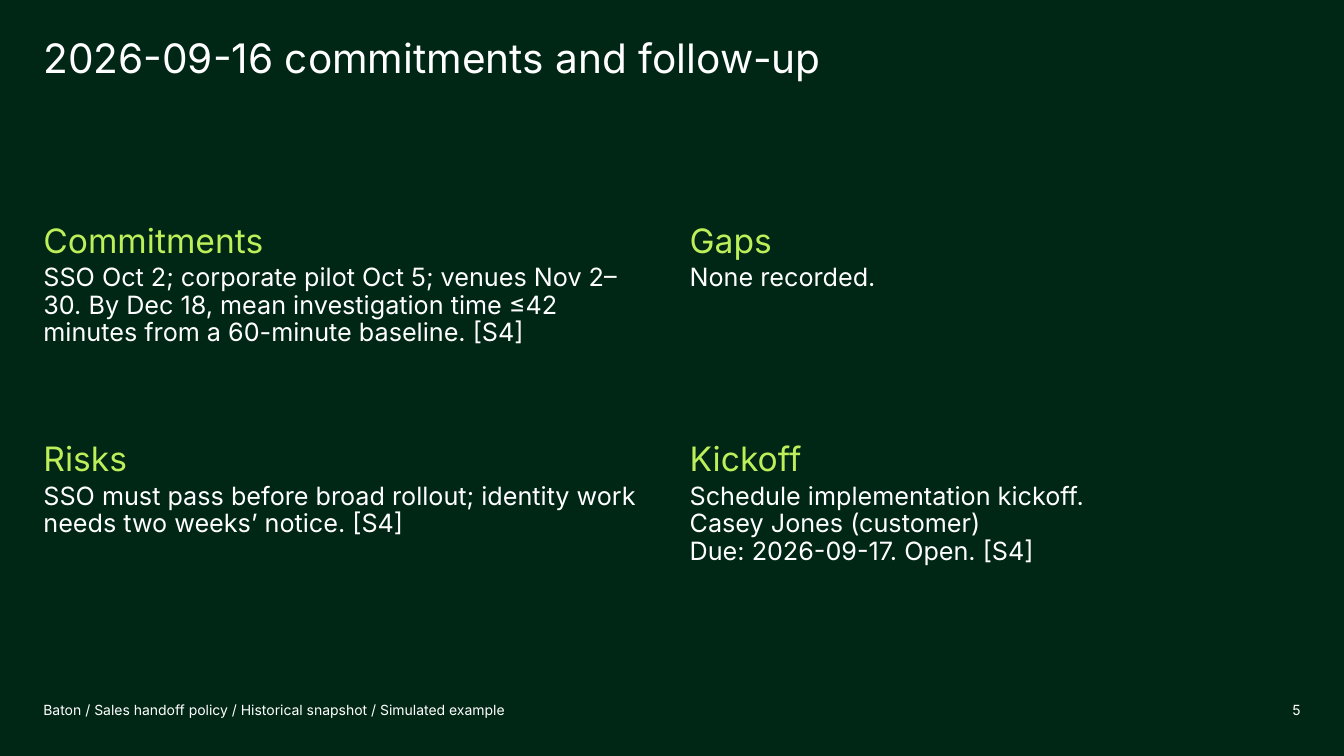
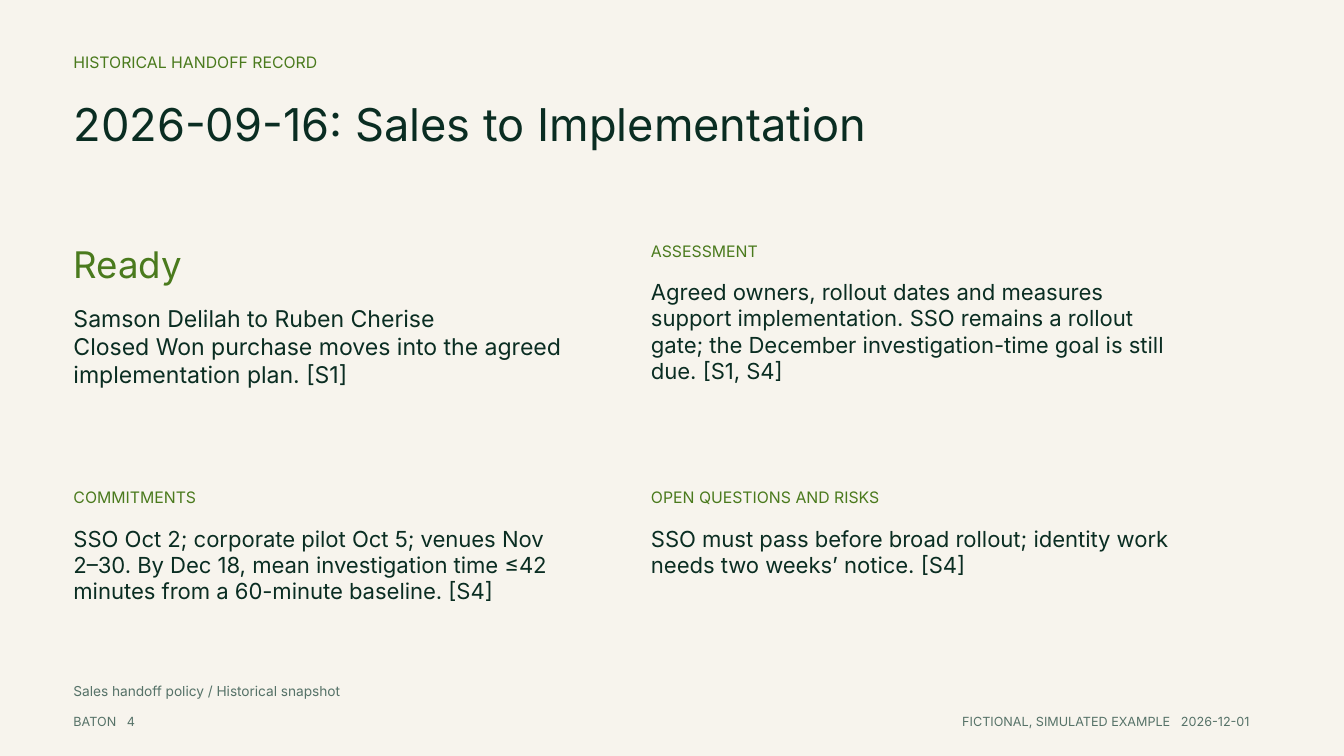
Before and after one commit to KeepTheLidOnTight/account-handoff-quality-agent, a slide deck: slide 4 of examples/terrapin-account-deck.pptx (slide 5 before the commit). Drawn at 1344x756 pixels with LibreOffice and Linux fonts; fonts in the diff are those of the drawing. Boxes give left, top, right and bottom in pixels: in the first picture for what was removed or moved away, otherwise in the second. Text is boxed around its words. In the diff, an @@ line names an element or a change of style, - is before the commit and + after.

```diff
--- a/examples/terrapin-account-deck.pptx
+++ b/examples/terrapin-account-deck.pptx
@@ background #002615 to #F7F4ED @@
@@ title removed at box(43, 42, 821, 82) @@
-2026-09-16 commitments and follow-up
@@ text added at box(73, 56, 317, 68), 11.2 pt, text #4A7A1D @@
+HISTORICAL HANDOFF RECORD
@@ text added at box(73, 107, 866, 151), 32.2 pt, text #0A2D22 @@
+2026-09-16: Sales to Implementation
@@ text at box(43, 228, 263, 254): paragraph removed @@
-Commitments
@@ text removed at box(690, 228, 875, 287) @@
-Gaps
-None recorded.
@@ text added at box(73, 251, 182, 286), 26.2 pt, text #4A7A1D @@
+Ready
@@ text added at box(651, 245, 758, 257), 11.2 pt, text #4A7A1D @@
+ASSESSMENT
@@ text added at box(651, 284, 1164, 383), 15.8 pt, text #0A2D22 @@
+Agreed owners, rollout dates and measures support implementation. SSO remains a rollout gate; the December investigation-time goal is still due. [S1, S4]
@@ text added at box(73, 309, 561, 388), 16.5 pt, text #0A2D22 @@
+Samson Delilah to Ruben Cherise
+Closed Won purchase moves into the agreed implementation plan. [S1]
@@ text at box(43, 446, 127, 472): paragraph removed @@
-Risks
@@ text removed at box(690, 445, 1084, 565) @@
-Kickoff
-Schedule implementation kickoff.
-Casey Jones (customer)
-Due: 2026-09-17. Open. [S4]
@@ text added at box(73, 491, 196, 503), 11.2 pt, text #4A7A1D @@
+COMMITMENTS
@@ text added at box(651, 491, 879, 504), 11.2 pt, text #4A7A1D @@
+OPEN QUESTIONS AND RISKS
@@ text "SSO Oct 2; corporate pilot ..." at box(73, 530, 546, 601): size 18 to 15.8 pt, text colour #FFFFFF to #0A2D22; line spacing 0.9 to 1 @@
@@ text "SSO Oct 2; corporate pilot ...": place and size @@
-text "SSO Oct 2; corporate pilot ..." at box(43, 228, 617, 344)
+text "SSO Oct 2; corporate pilot ..." at box(73, 530, 546, 601)
@@ text "SSO must pass before broad ...": place and size @@
-text "SSO must pass before broad ..." at box(43, 446, 636, 535)
+text "SSO must pass before broad ..." at box(651, 530, 1169, 575)
@@ text "SSO must pass before broad ..." at box(651, 530, 1169, 575): size 18 to 15.8 pt, text colour #FFFFFF to #0A2D22; line spacing 0.9 to 1 @@
@@ text at box(73, 685, 340, 699): text changed; size 10 to 9.8 pt; text colour #FFFFFF to #567268 @@
-Baton / Sales handoff policy / Historical snapshot / Simulated example
+Sales handoff policy / Historical snapshot
@@ text "Sales handoff policy / Historical ..." at box(73, 685, 340, 699): vertical alignment bottom to top @@
@@ text added at box(73, 717, 135, 726), 9 pt, text #567268 @@
+BATON 4
@@ text added at box(962, 716, 1250, 728), 9 pt, text #567268 @@
+FICTIONAL, SIMULATED EXAMPLE 2026-12-01
@@ text removed at box(1292, 704, 1300, 715) @@
-5
```
Also in this commit, not shown: 3 other slides changed, 1 slide added, 5 slides removed, 7 other files.
